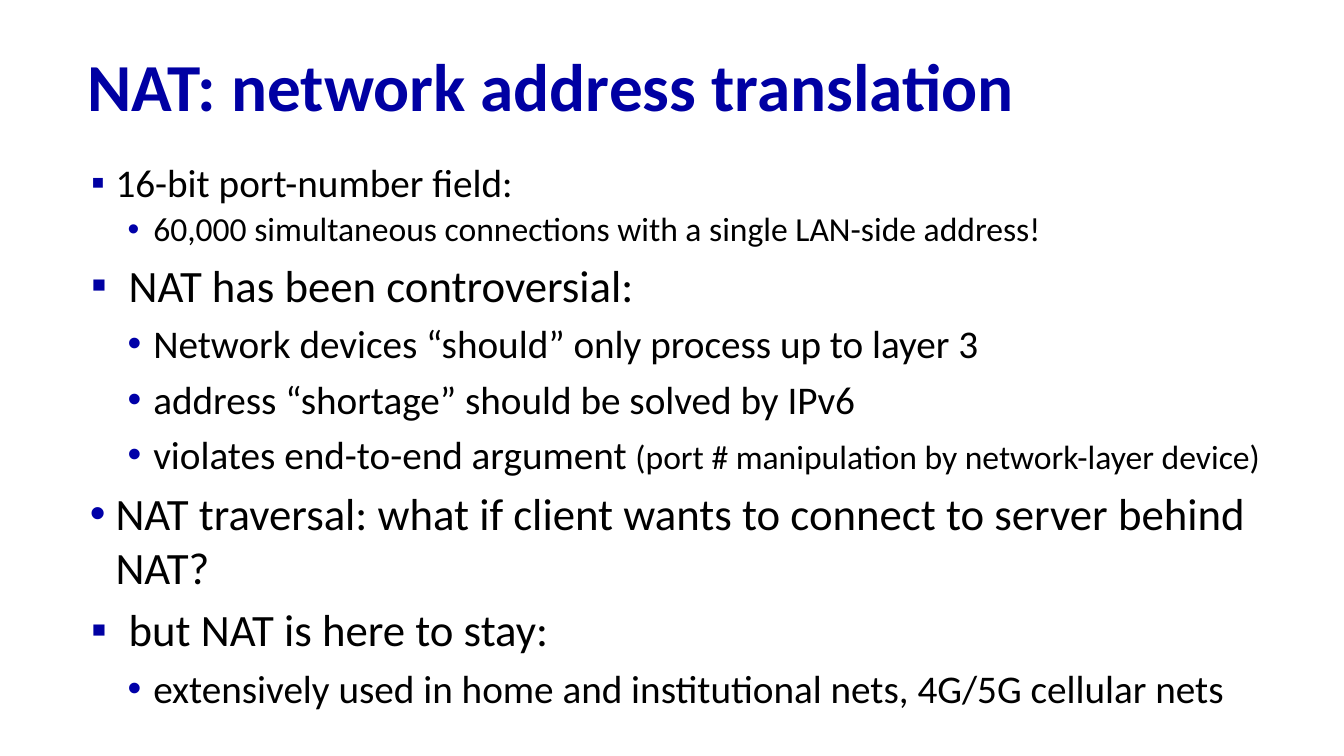
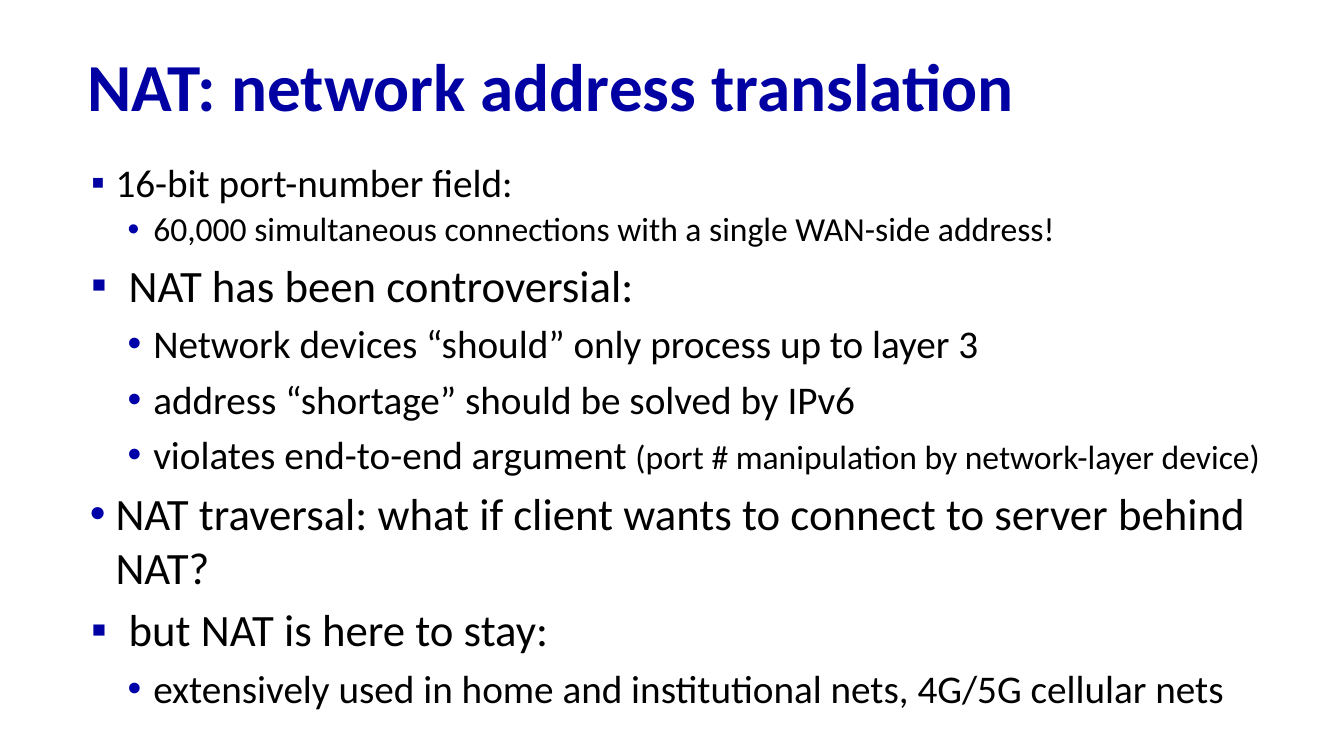
Before and after one commit to minmit/webpage, a slide deck: slide 39 of courses/CS456-F25/lectures/lec11.pptx. Drawn at 1344x756 pixels with LibreOffice and Linux fonts; fonts in the diff are those of the drawing. Boxes give left, top, right and bottom in pixels: in the first picture for what was removed or moved away, otherwise in the second. Text is boxed around its words. In the diff, an @@ line names an element or a change of style, - is before the commit and + after.

```diff
--- a/courses/CS456-F25/lectures/lec11.pptx
+++ b/courses/CS456-F25/lectures/lec11.pptx
@@ text at [153,217,1055,247]: text changed @@
-  • 60,000 simultaneous connections with a single LAN-side address!
+  • 60,000 simultaneous connections with a single WAN-side address!
```
Also in this commit, not shown: 2 other slides changed, 4 other files.
